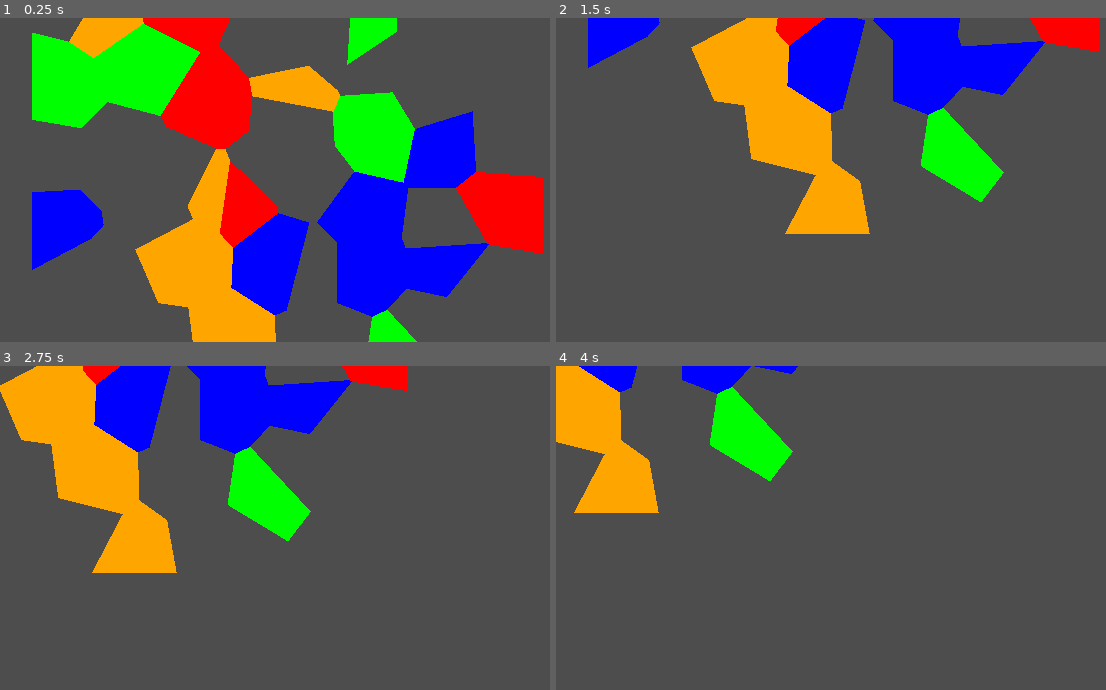
Above: before the commit, frames 1-4 (two rows, left to right).
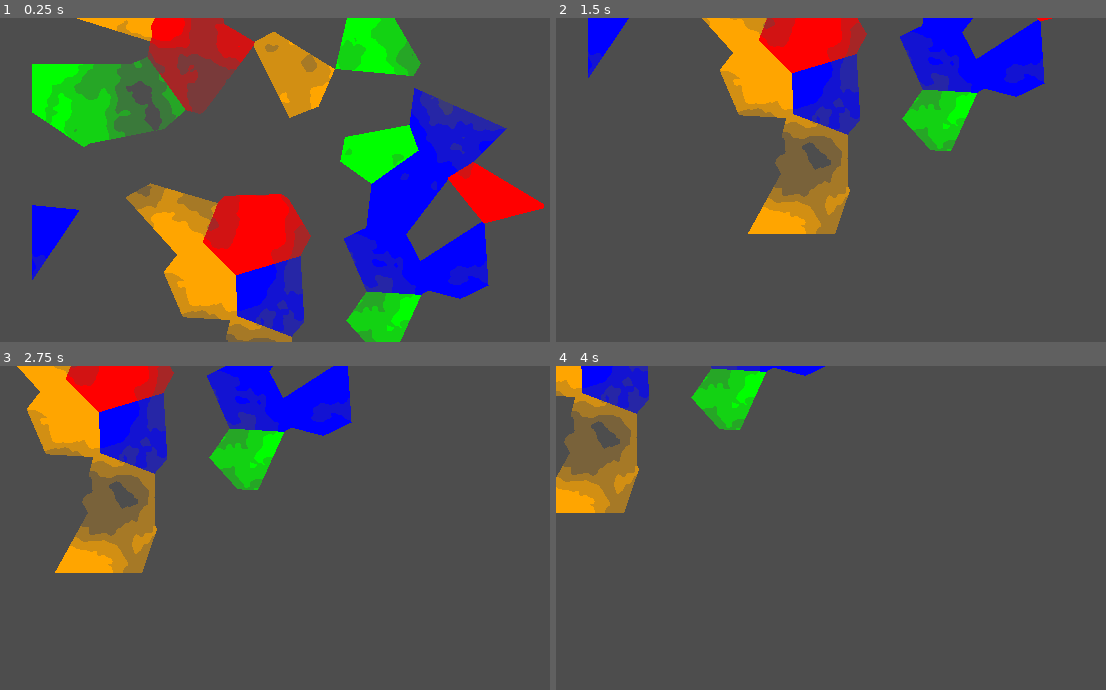
Above: after the commit, the same moments.

Repository: dragonryan06/trellis
Game: Godot game, scene res://generation/soil_resources.tscn
Two runs of this game, one before a commit and one after it. Both use one fixed random seed, a clock stepped at 60 frames per second and the inputs below. This scene is started directly instead of the project's main scene.
Inputs (mouse positions are in pixels of both pictures, inside the frame that each line leads up to):
- Up to frame 1 (0.25 s): no input
- Up to frame 2 (1.5 s): tap Enter at 0.5 s; move the mouse to (968, 163) at 0.52 s; hold Down (camera_pan_down) 0.53-1.25 s; click (968, 163) at 0.67 s; drag from (726, 196) to (814, 244) at 1.27 s
- Up to frame 3 (2.75 s): tap Space at 2 s; move the mouse to (346, 456) at 2.02 s; hold Right (camera_pan_right) from 2.03 s (still down); click (346, 456) at 2.17 s
- Up to frame 4 (4 s): release Right (camera_pan_right) at 2.75 s; drag from (814, 592) to (671, 479) at 2.77 s; tap Enter at 3.5 s; move the mouse to (1018, 576) at 3.52 s; hold Down (camera_pan_down) from 3.53 s (still down); click (1018, 576) at 3.67 s

The runs differ from the first frame. In frame 1, 40% of the frame differs, in the area x 5-99%, y 0-100%; in frame 2, 20%; in frame 3, 18%; in frame 4, 11%.

Commit message:
Blend voronoi regions with simplex noise to make them organic

Diff:
--- a/generation/soil_resources.gd
+++ b/generation/soil_resources.gd
@@ -19,10 +19,10 @@
 
 func _ready() -> void:
 	var sprite = Sprite2D.new()
-	sprite.texture = ImageTexture.create_from_image(_generate_voronoi_regions())
+	sprite.texture = ImageTexture.create_from_image(_generate_resources())
 	add_child(sprite)
 
-func _generate_voronoi_regions() -> Image:
+func _generate_resources() -> Image:
 	var image := Image.create(IMAGE_DIM.x, IMAGE_DIM.y, false, Image.FORMAT_RGBA8) # format doesn't necessarily have to be this internally
 	var seeds: Dictionary[Vector2i, String]
 	@warning_ignore("integer_division")
@@ -36,6 +36,10 @@
 				randi_range(y * chunk_size.y, y * chunk_size.y + chunk_size.y)
 			)] = voronoi_seed
 
+	var noise = FastNoiseLite.new()
+	noise.noise_type = FastNoiseLite.TYPE_SIMPLEX
+	noise.frequency = 0.005
+
 	# It's technically only necessary to check this chunk and its neighbors, come back and fix this once its working.
 	for y in range(IMAGE_DIM.y):
 		for x in range(IMAGE_DIM.x):
@@ -48,6 +52,10 @@
 					nearest_distance = dist
 					nearest = seeds[voronoi_seed]
 
-			image.set_pixel(x, y, VORONOI_SEEDS[nearest])
+			image.set_pixel(x, y, Color(
+				VORONOI_SEEDS[nearest].r,
+				VORONOI_SEEDS[nearest].g,
+				VORONOI_SEEDS[nearest].b,
+				VORONOI_SEEDS[nearest].a * snapped(noise.get_noise_2d(x,y) + 0.75, 0.25)))
 
 	return image
